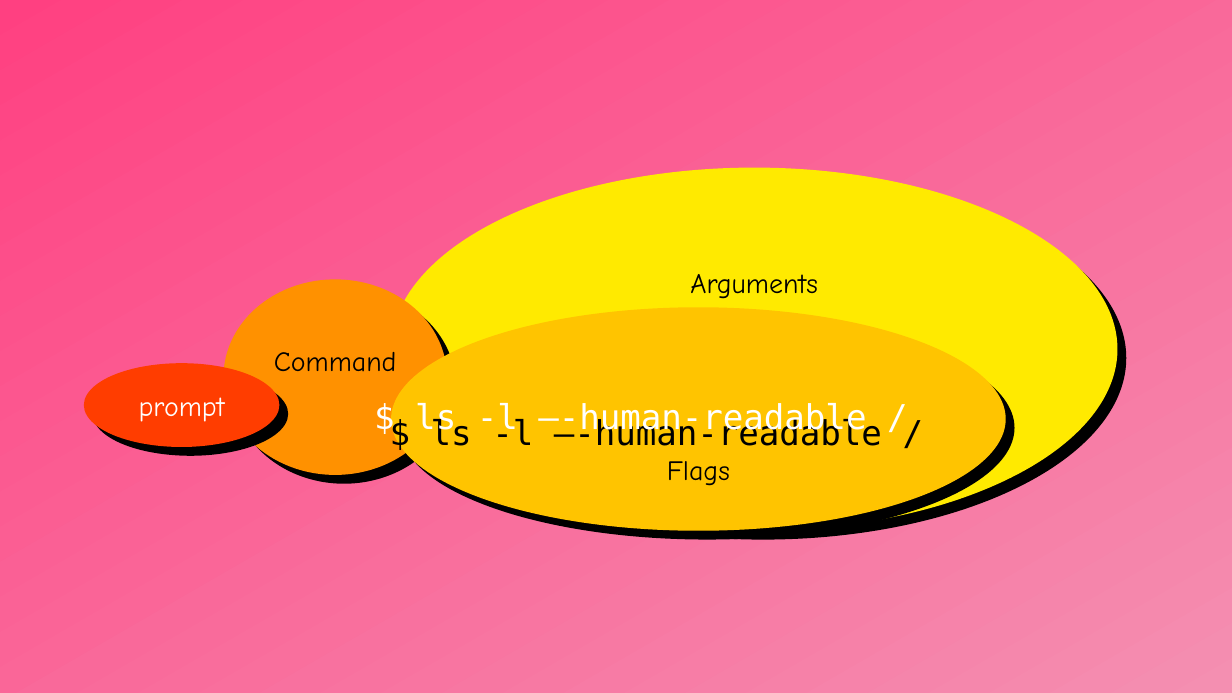
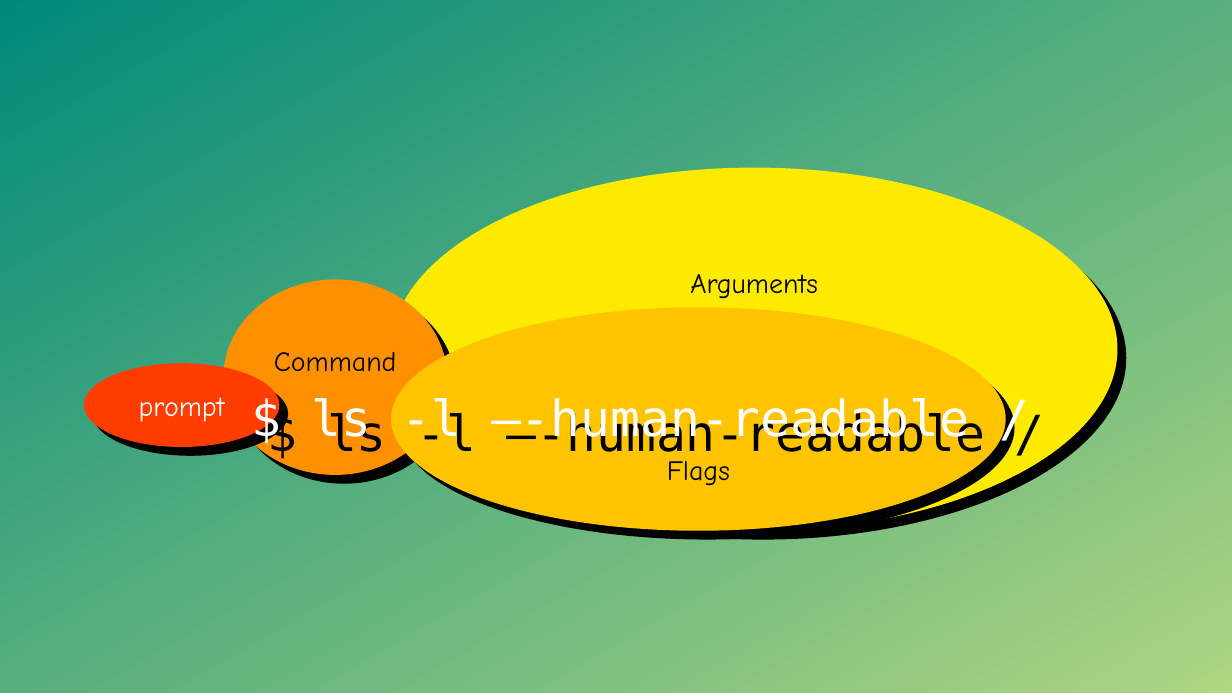
Before and after one commit to cs-uob/software-tools, a slide deck: slide 4 of 02-fundamentals/slides.odp. Drawn at 1232x693 pixels with LibreOffice and Linux fonts; fonts in the diff are those of the drawing. Boxes give left, top, right and bottom in pixels: in the first picture for what was removed or moved away, otherwise in the second. Text is boxed around its words. In the diff, an @@ line names an element or a change of style, - is before the commit and + after.

```diff
--- a/02-fundamentals/slides.odp
+++ b/02-fundamentals/slides.odp
@@ background gradient #FF4081 to #F48FB1 to gradient #00897B to #AED581 @@
@@ text "$ ls -l –-human-readable /" at (312, 398, 969, 451): size 22 to 32 pt @@
```
Also in this commit, not shown: 20 other slides changed, 4 slides added, 1 slide removed, 1 other file.
